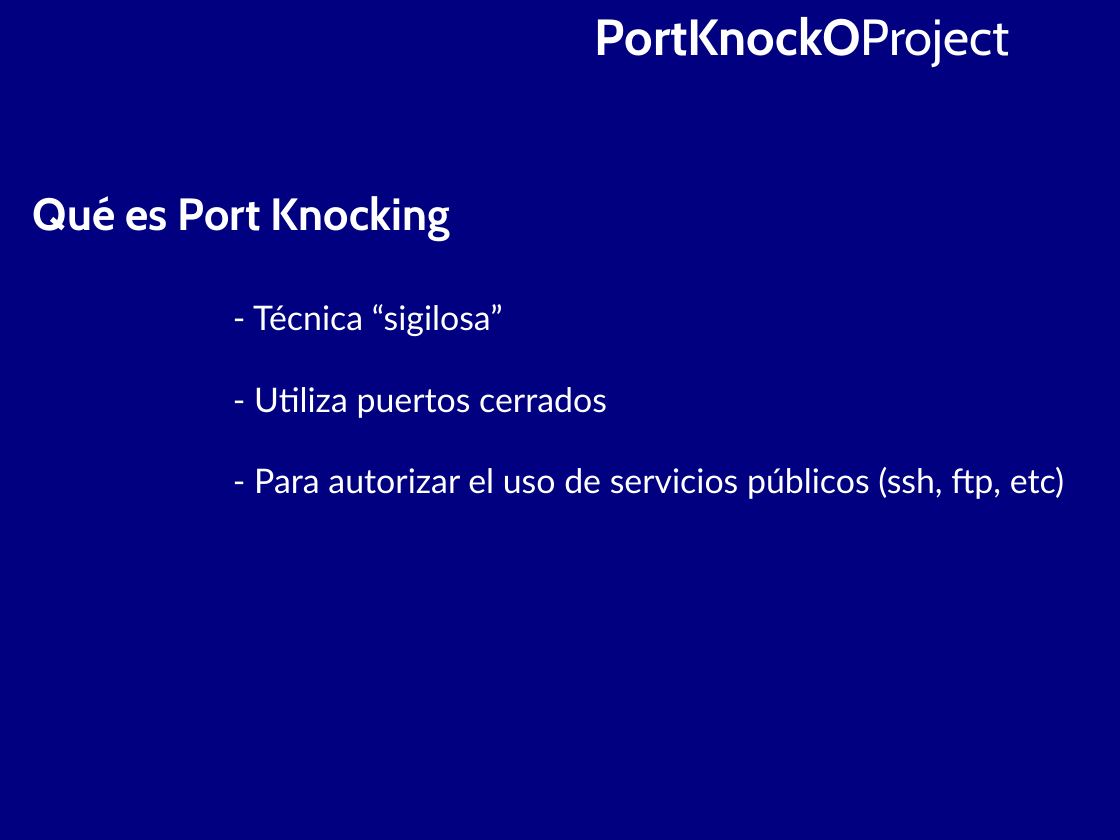
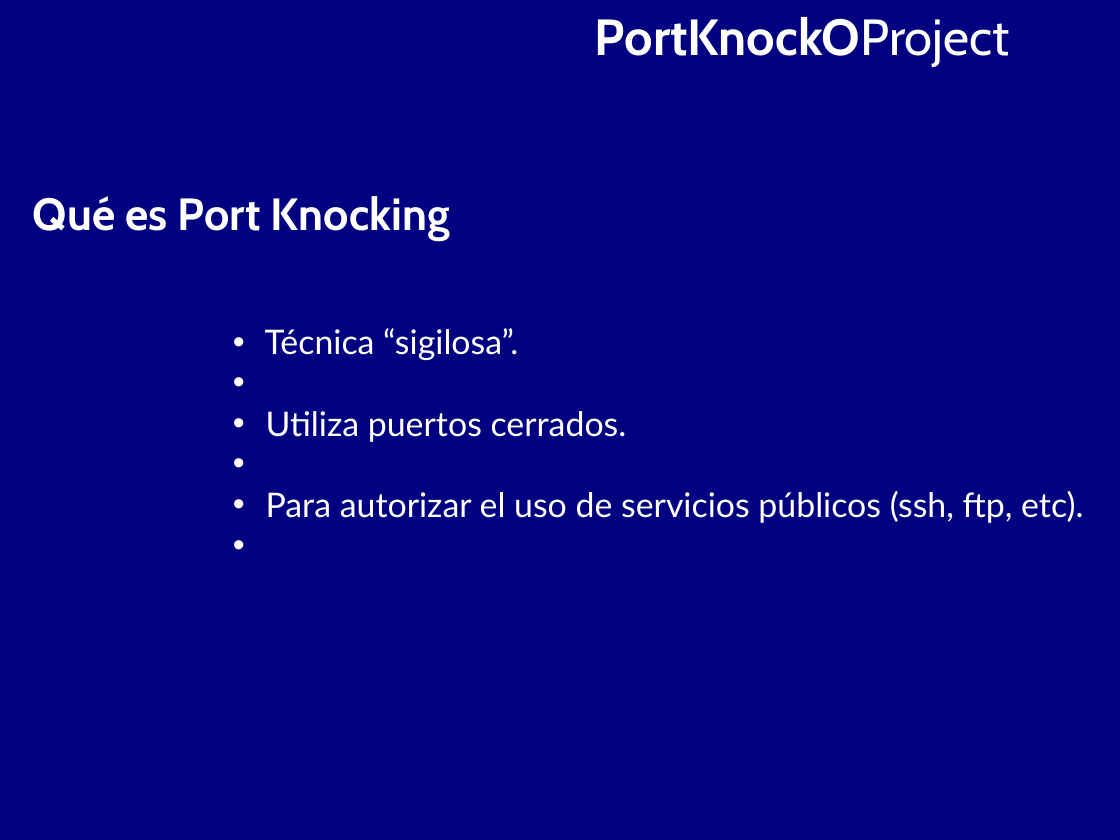
Before and after one commit to BackupTheBerlios/portknocko-svn, a slide deck: slide 4 of trunk/jornadas/jornadas.odp. Drawn at 1120x840 pixels with LibreOffice and Linux fonts; fonts in the diff are those of the drawing. Boxes give left, top, right and bottom in pixels: in the first picture for what was removed or moved away, otherwise in the second. Text is boxed around its words. In the diff, an @@ line names an element or a change of style, - is before the commit and + after.

```diff
--- a/trunk/jornadas/jornadas.odp
+++ b/trunk/jornadas/jornadas.odp
@@ text at (265, 328, 1083, 523): text changed @@
-- Técnica “sigilosa”
-- Utiliza puertos cerrados
-- Para autorizar el uso de servicios públicos (ssh, ftp, etc)
+• Técnica “sigilosa”.
+• Utiliza puertos cerrados.
+• Para autorizar el uso de servicios públicos (ssh, ftp, etc).
```
Also in this commit, not shown: 5 other slides changed.
